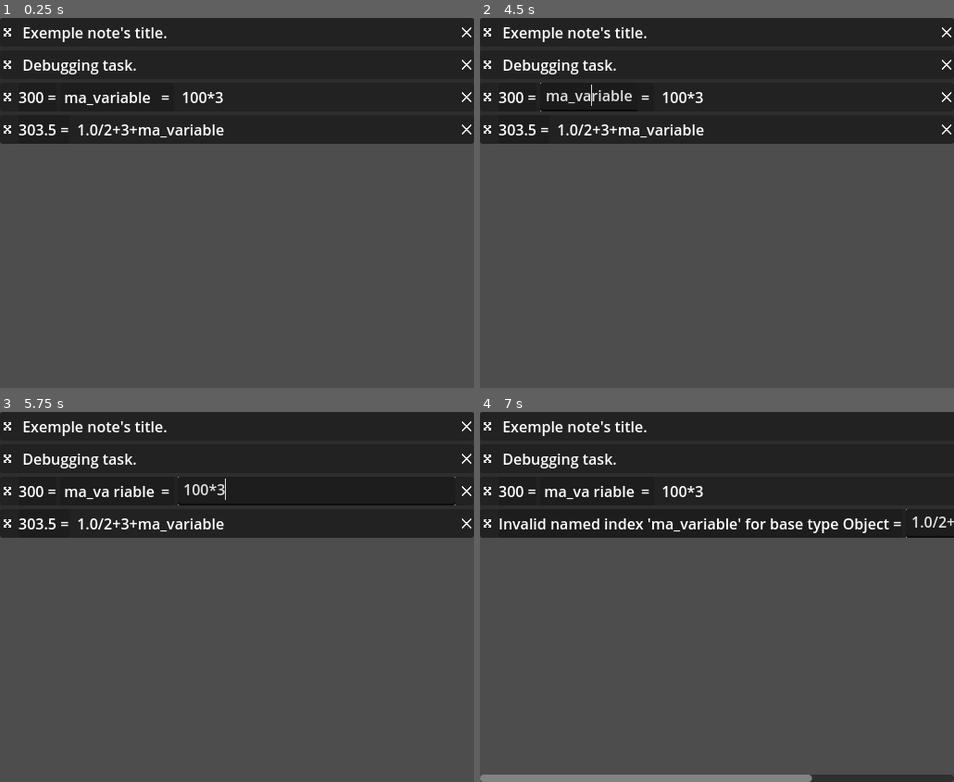
Above: before the commit, frames 1-4 (two rows, left to right).
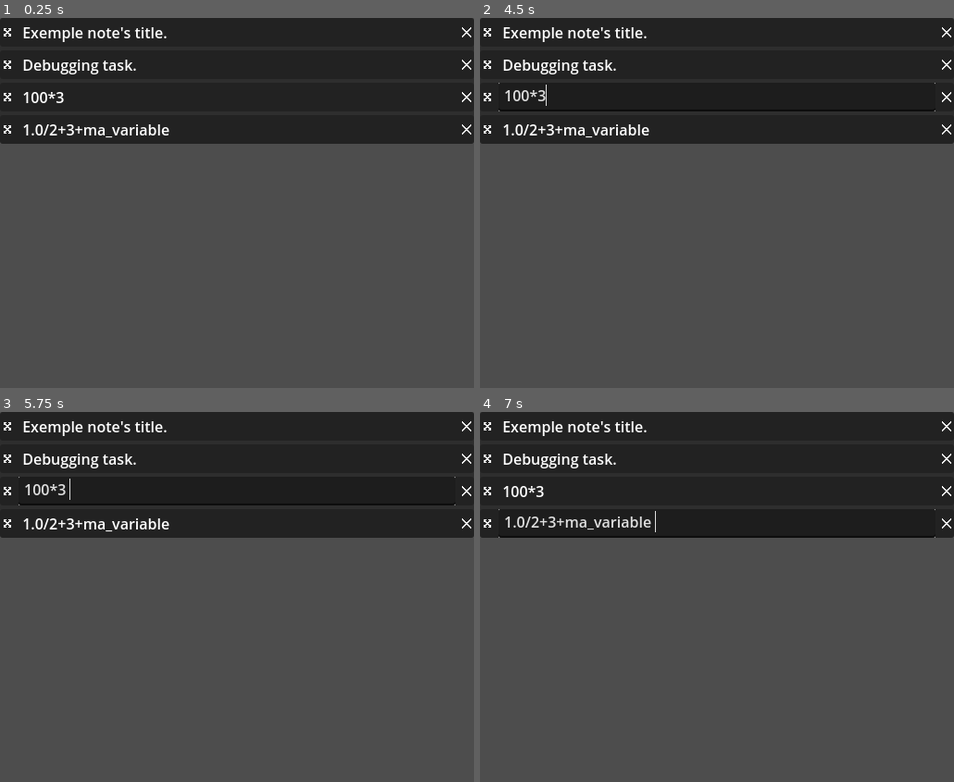
Above: after the commit, the same moments.

Repository: xorblo-doitus/Bloc-notes-plus-plus
Game: Godot game, scene res://src/app/main.tscn
Two runs of this game, one before a commit and one after it. Both use one fixed random seed, a clock stepped at 60 frames per second and the inputs below. The engine's default icon, where the game draws it, is replaced by a stand-in: a white triangle on a blue panel in a dark square.
Inputs (mouse positions are in pixels of both pictures, inside the frame that each line leads up to):
- Up to frame 1 (0.25 s): no input
- Up to frame 2 (4.5 s): click (489, 32) at 0.52 s; click (489, 32) at 1.27 s; click (489, 32) at 2.02 s; tap Enter at 2.75, 4.25 s; drag from (717, 32) to (764, 121) at 2.77 s; tap Space at 3.5 s; drag from (717, 66) to (693, 277) at 3.52 s; move the mouse to (589, 95) at 4.27 s; tap Ctrl at 4.35 s; click (589, 95) at 4.42 s
- Up to frame 3 (5.75 s): tap Space at 5 s; drag from (317, 489) to (94, 541) at 5.02 s
- Up to frame 4 (7 s): tap Enter at 5.75 s; drag from (745, 523) to (740, 597) at 5.77 s; tap Space at 6.5 s; drag from (574, 541) to (645, 504) at 6.52 s

The runs differ from the first frame. In frame 1, 1.3% of the frame differs, in the area x 3-48%, y 20-33%; in frame 2, 1.4%; in frame 3, 1.4%; in frame 4, 4.1%, in the area x 0-100%, y 0-100%.

Commit message:
Started implementing NoteBuilder

Diff:
--- /dev/null
+++ b/src/note_creation/building_info.gd
@@ -0,0 +1,93 @@
+class_name BuildingInfo
+extends RefCounted
+
+
+## All NoteBuilder need to know about the type of note it is creating.
+
+
+## Static variable storing informations about how to create notes.
+## Keys are the type as [Script]. See also [member all_from_string].
+static var all: Dictionary = {}
+
+
+static func get_most_precise(object: Object) -> BuildingInfo:
+	var result: BuildingInfo = ST.dic_get_from_type(
+		BuildingInfo.all,
+		object
+	)
+
+	if result == null:
+		assert(false, "No BuildingInfo for " + str(object))
+
+	return result
+
+
+
+## The class of the object to store. ([Note], [Variable]...)
+var type: Object
+
+## A list of attributes to save
+var attributes_to_edit: Array[String] = []
+
+## If not specified, use [member type][code].new()[/code].
+## Else new instances will be created using this function. Exemple:
+## [codeblock]
+## static func instantiate() -> ThisObjectsClass:
+##     var new: ThisObjectsClass = preload("path/ti/scene").instantiate()
+##     new.some_attribute = "initial_value"
+##     return new
+## [/codeblock]
+var instantiating_function: Callable:
+	get:
+		if instantiating_function:
+			return instantiating_function
+
+		return type.new
+
+
+## A BuildingInfo instance from wich infos are inherited.
+var inherit: BuildingInfo:
+	set(new):
+		inherit = new
+
+
+func _init(_type: Object) -> void:
+	type = _type
+
+
+## Set [member instantiating_function].
+## Chainable.
+func set_instantiating_function(function: Callable) -> BuildingInfo:
+	instantiating_function = function
+	return self
+
+
+## Set from wich [BuildingInfo] infos are inherited.
+func set_inherit(new_inherit: BuildingInfo) -> BuildingInfo:
+	inherit = new_inherit
+	return self
+
+
+## Needs type and instantiating function to be at their final value.
+func auto_setup_from_JSONablization_info() -> BuildingInfo:
+	var fetched: JSONablizationInfo = JSONablizationInfo.get_most_precise(instantiating_function.call())
+
+	attributes_to_edit = fetched.attributes_to_save
+
+	return self
+
+
+## Build this BuildingInfo.
+## [b]DO NOT MODIFY THIS INSTANCE AFTERWARD.[/b]
+func build() -> BuildingInfo:
+	BuildingInfo.all[type] = self
+	return self
+
+
+func get_consecutive_infos() -> Array[BuildingInfo]:
+	var result: Array[BuildingInfo] = [self]
+
+	while result[-1].inherit:
+		result.push_back(result[-1].inherit)
+
+	return result
--- /dev/null
+++ b/src/note_creation/default_building_infos.gd
@@ -0,0 +1,10 @@
+class_name DefaultBuildingInfos
+extends Object
+
+
+static func _static_init():
+	create_defaults()
+
+
+static func create_defaults():
+	BuildingInfo.new(Note).auto_setup_from_JSONablization_info().build()
--- a/src/note_creation/default_commands.gd
+++ b/src/note_creation/default_commands.gd
@@ -7,7 +7,7 @@
 
 
 static func create_defaults():
-	Command.new().set_names(["store", "s"]).set_callback(store_callback)
+	Command.new().set_names(["store", "s"]).set_callback(DefaultCommands.store_callback)
 
 static func store_callback(argument: Array[String], context: Dictionary):
 	context["current_note_builder"].type = Variable
--- a/src/note_creation/note_builder.gd
+++ b/src/note_creation/note_builder.gd
@@ -1,8 +1,14 @@
 class_name NoteBuilder
-##Classe qui crée les notes
 extends RefCounted
 
-## Texte principal de la note et celui qui est affiché dans la liste de note
+
+## Un object s'interfaçant entre les entrées utilisateur et les notes.
+##
+## Permet de créer une [Note] au fur et à mesure, attribut par attribut,
+## tout en laissant la possibilité de changer le type final de la [Note].
+
+
+## Texte principal de la [Note] et celui qui est affiché dans la liste de note
 var title: String = ""
 ## Texte descriptif plus étoffé que le titre
 var description: String = ""
--- a/src/singletons/init.gd
+++ b/src/singletons/init.gd
@@ -4,4 +4,12 @@
 func _ready():
 	randomize()
 	get_viewport().gui_embed_subwindows = false
-	DefaultNoteUIs.create_defaults()
+
+	# Static initialisations
+	if ([
+		Serializer,
+		DefaultBuildingInfos,
+		DefaultNoteUIs,
+		DefaultCommands,
+	]):
+		pass
